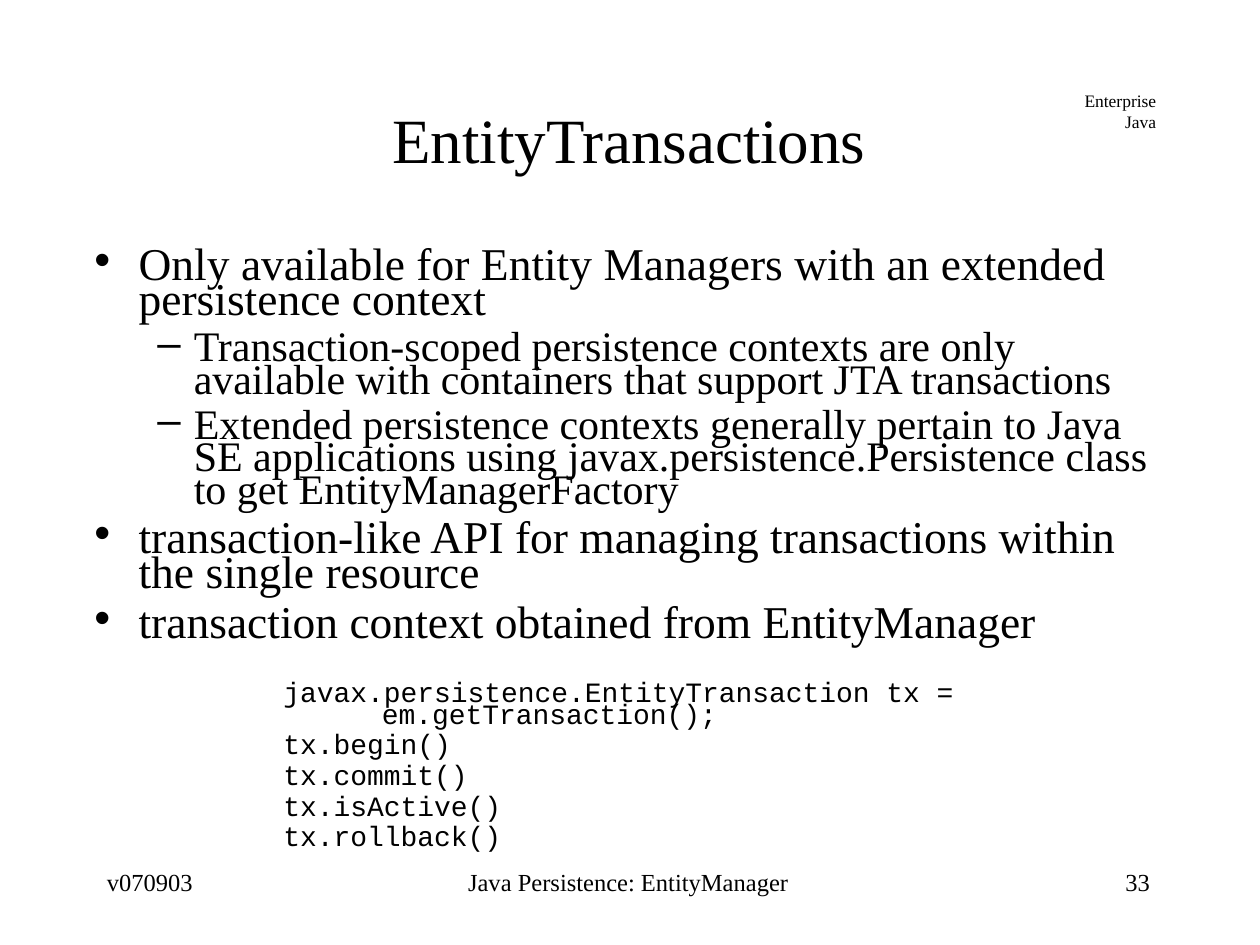
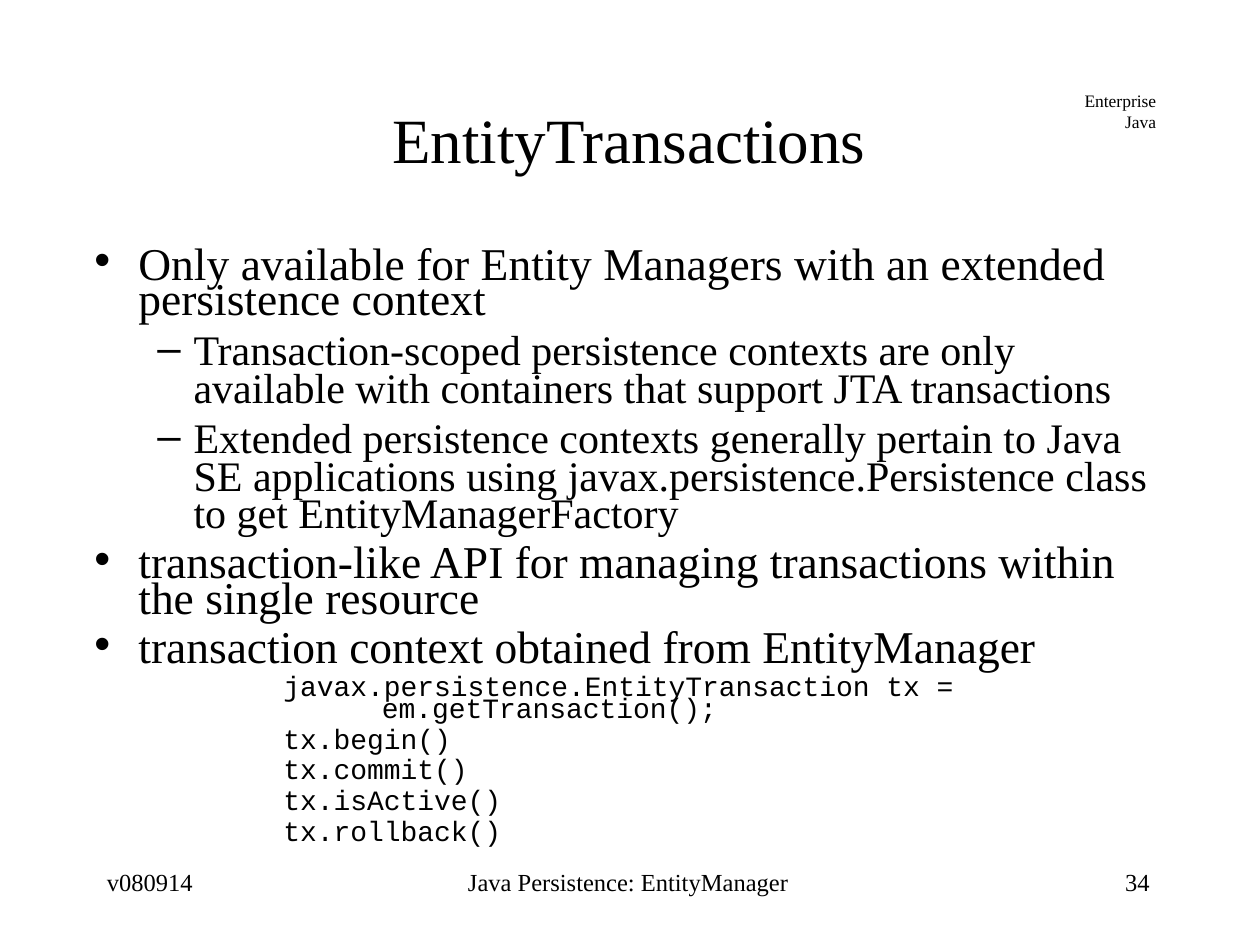
Before and after one commit to jcstaff/ejava-javaee, a slide deck: slide 34 of jpaDAO/src/site/resources/lectures/entityMgr.ppt (slide 33 before the commit). Drawn at 1260x945 pixels with LibreOffice and Linux fonts; fonts in the diff are those of the drawing. Boxes give left, top, right and bottom in pixels: in the first picture for what was removed or moved away, otherwise in the second. Text is boxed around its words. In the diff, an @@ line names an element or a change of style, - is before the commit and + after.

```diff
--- a/jpaDAO/src/site/resources/lectures/entityMgr.ppt
+++ b/jpaDAO/src/site/resources/lectures/entityMgr.ppt
@@ text at [194, 336, 1147, 537]: line spacing 0.65 to 0.75 @@
@@ text at [107, 874, 193, 892]: text changed @@
-v070903
+v080914
@@ page number at [1125, 874, 1150, 892]: text changed @@
-33
+34
```
Also in this commit, not shown: 37 other slides changed, 12 slides added, 4 slides removed, 32 other files.
